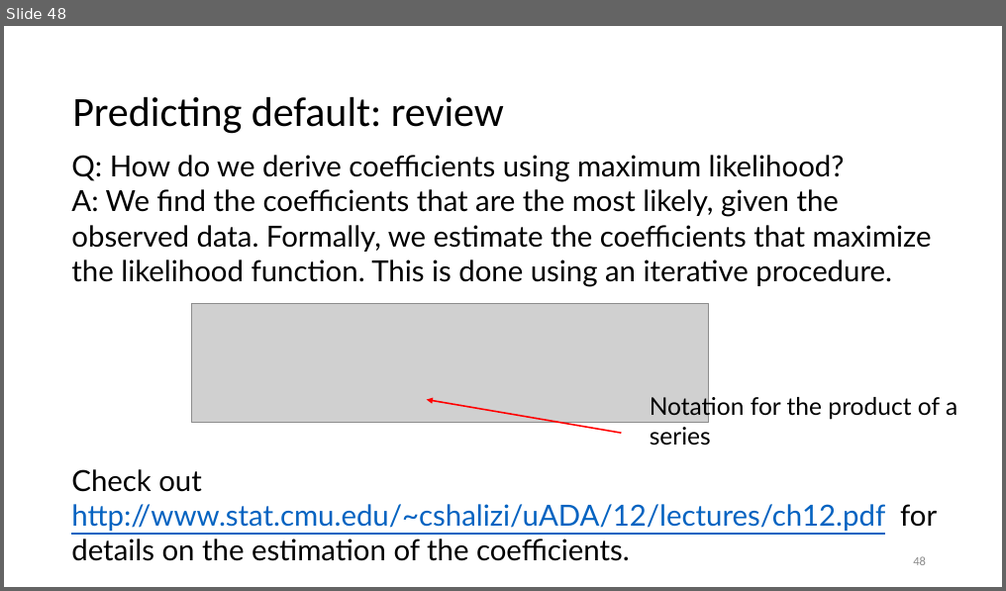
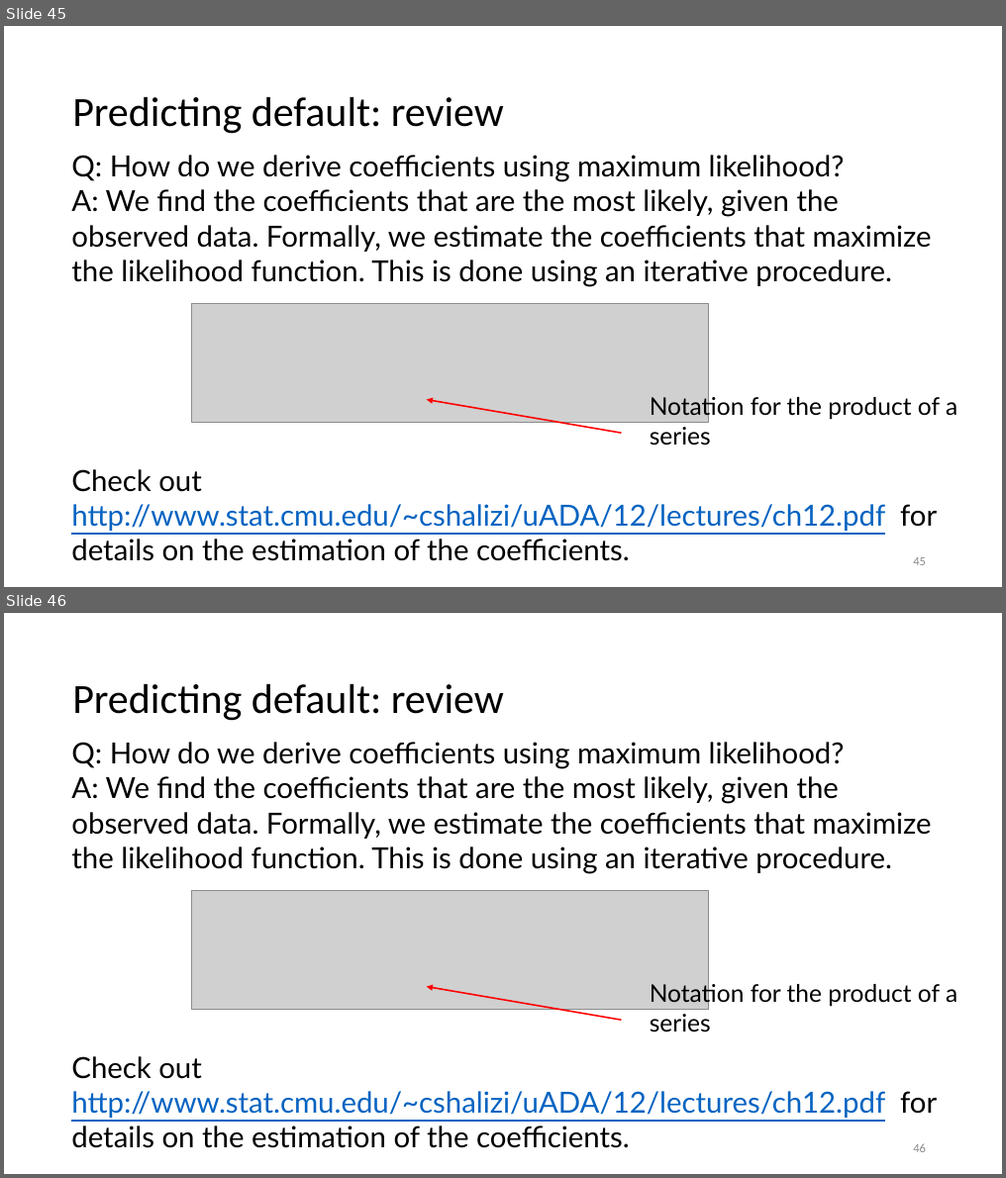
Before and after one commit to jayurbain/DataScienceIntro, a slide deck: slides/09_logistic_regression_classification.pptx. Shown one above the other, each under a label of ours: slide 48 before the commit, slides 45 and 46 after it. The pictures are 1006x591 and 1006x1178 pixels, drawn with LibreOffice and Linux fonts; fonts in the diff are those of the drawing; grey boxes stand for pictures. Boxes give left, top, right and bottom in pixels: in the first picture for what was removed or moved away, otherwise in the second. Text is boxed around its words. In the diff, an @@ line names an element or a change of style, - is before the commit and + after.

```diff
--- a/slides/09_logistic_regression_classification.pptx
+++ b/slides/09_logistic_regression_classification.pptx
@@ slide 46 added at (4, 613, 1002, 1174), background #FFFFFF @@
@@ text added at (72, 684, 504, 721), 40 pt, text #000000 @@
+Predicting default: review
@@ text added at (71, 742, 937, 1149), 28 pt, text #000000 @@
+Q: How do we derive coefficients using maximum likelihood?
+A: We find the coefficients that are the most likely, given the observed data. Formally, we estimate the coefficients that maximize the likelihood function. This is done using an iterative procedure.
+Check out http://www.stat.cmu.edu/~cshalizi/uADA/12/lectures/ch12.pdf for details on the estimation of the coefficients.
@@ picture added at (192, 891, 709, 1010) @@
@@ arrow added from (622, 1020) to (426, 986), #FF0000 1.5 pt @@
@@ text added at (649, 982, 957, 1033), 23.4 pt, text #000000 @@
+Notation for the product of a series
@@ page number added at (913, 1144, 926, 1153), 12 pt, text #8C8C8C @@
+46
@@ what was slide 48 is now slide 45 @@
```
Also in this commit, not shown: 3 slides removed, 2 other files.
